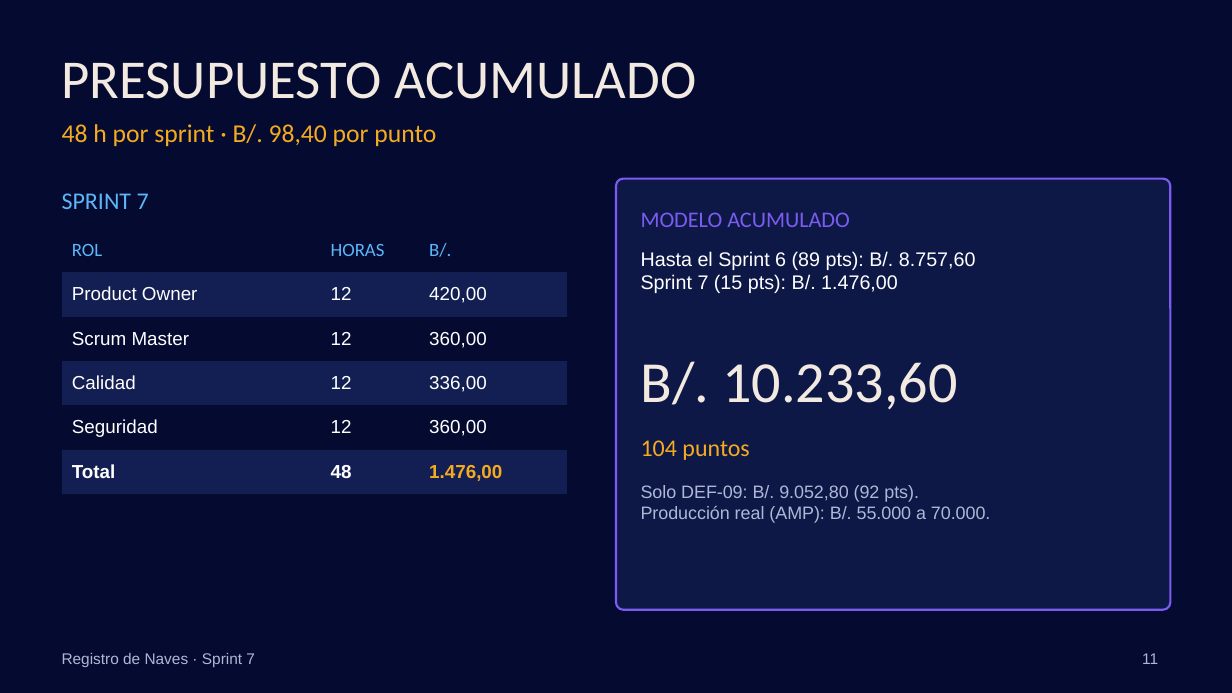
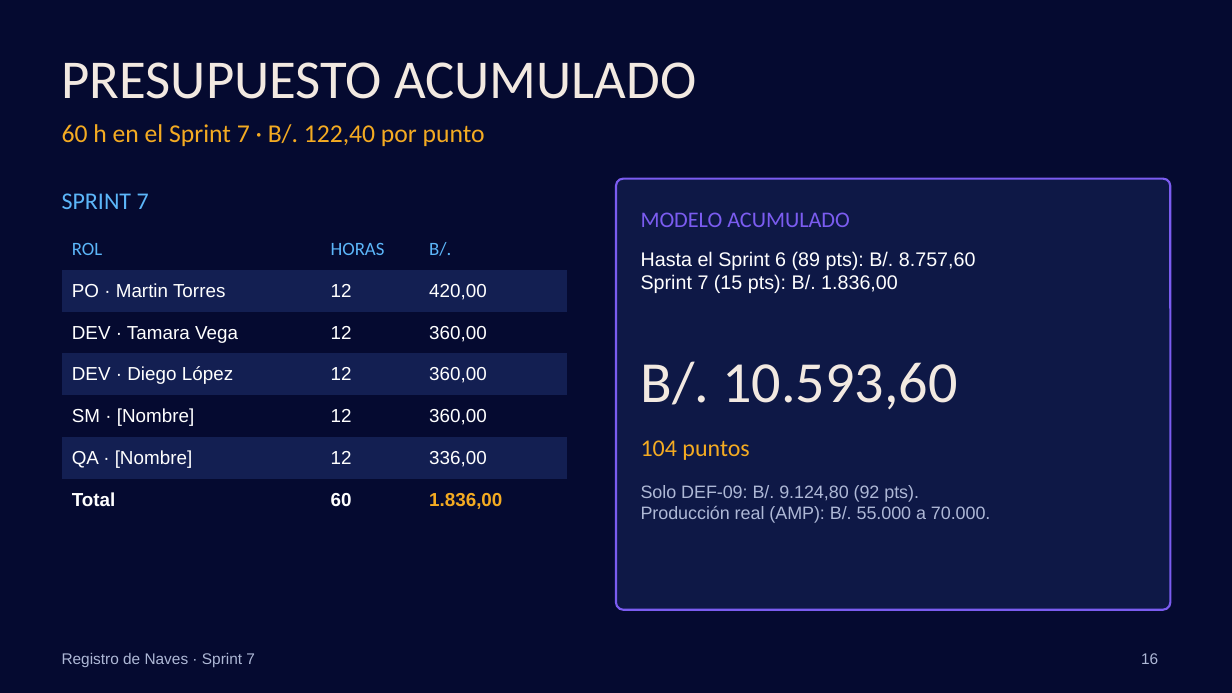
Before and after one commit to torres-martin/registro-maritimo-digital, a slide deck: slide 16 of docs/Sprint7-RegistroNaves.pptx (slide 11 before the commit). Drawn at 1232x693 pixels with LibreOffice and Linux fonts; fonts in the diff are those of the drawing; background and template pictures are left out. Boxes give left, top, right and bottom in pixels: in the first picture for what was removed or moved away, otherwise in the second. Text is boxed around its words. In the diff, an @@ line names an element or a change of style, - is before the commit and + after.

```diff
--- a/docs/Sprint7-RegistroNaves.pptx
+++ b/docs/Sprint7-RegistroNaves.pptx
@@ text at <box>62,124,485,146</box>: text changed @@
-48 h por sprint · B/. 98,40 por punto
+60 h en el Sprint 7 · B/. 122,40 por punto
@@ table at <box>62,228,567,513</box> @@
-row 2: Product Owner | 12 | 420,00
-row 3: Scrum Master | 12 | 360,00
-row 4: Calidad | 12 | 336,00
-row 5: Seguridad | 12 | 360,00
-row 6: Total | 48 | 1.476,00
+row 2: PO · Martin Torres | 12 | 420,00
+row 3: DEV · Tamara Vega | 12 | 360,00
+row 4: DEV · Diego López | 12 | 360,00
+row 5: SM · [Nombre] | 12 | 360,00
+row 6: QA · [Nombre] | 12 | 336,00
+row 7: Total | 60 | 1.836,00
@@ text at <box>641,274,898,293</box>: text changed @@
-Sprint 7 (15 pts): B/. 1.476,00
+Sprint 7 (15 pts): B/. 1.836,00
@@ text at <box>641,361,957,410</box>: text changed @@
-B/. 10.233,60
+B/. 10.593,60
@@ text at <box>641,485,919,502</box>: text changed @@
-Solo DEF-09: B/. 9.052,80 (92 pts).
+Solo DEF-09: B/. 9.124,80 (92 pts).
@@ page number at <box>1141,653,1158,664</box>: text changed @@
-11
+16
```
Also in this commit, not shown: 5 other slides changed, 5 slides added, 3 other files.
